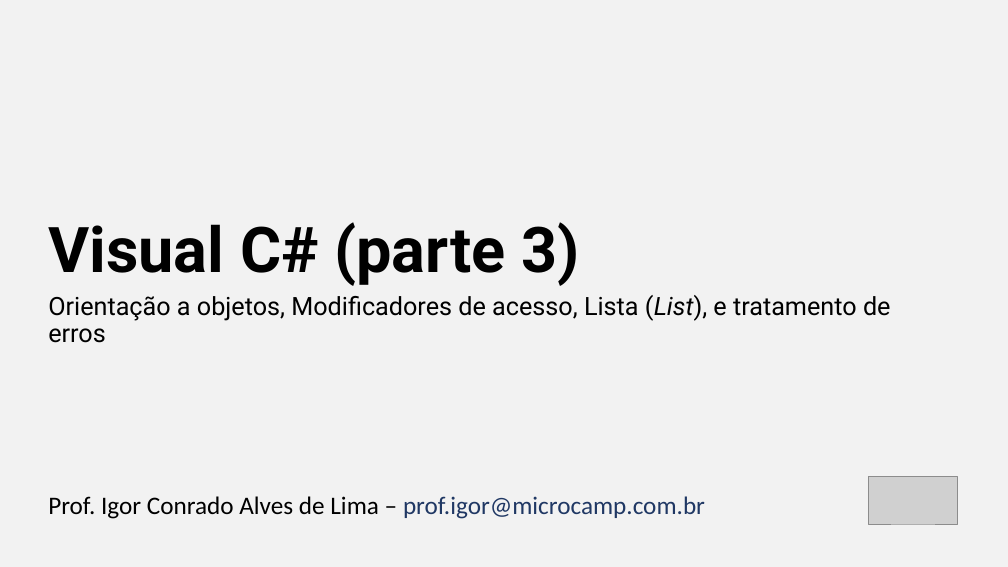
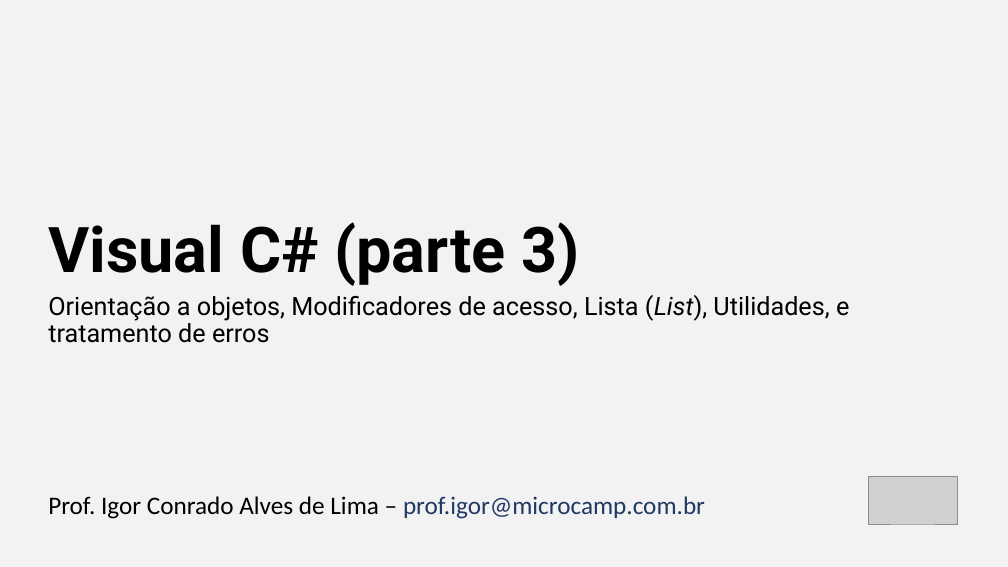
Before and after one commit to igorcadelima/curso-webdesign, a slide deck: slide 1 of asp.net/aula03/aula03.pptx. Drawn at 1008x567 pixels with LibreOffice and Linux fonts; fonts in the diff are those of the drawing; grey boxes stand for pictures. Boxes give left, top, right and bottom in pixels: in the first picture for what was removed or moved away, otherwise in the second. Text is boxed around its words. In the diff, an @@ line names an element or a change of style, - is before the commit and + after.

```diff
--- a/asp.net/aula03/aula03.pptx
+++ b/asp.net/aula03/aula03.pptx
@@ text at (48,295,849,343): text changed @@
-Orientação a objetos, Modificadores de acesso, Lista (List), e tratamento de erros
+Orientação a objetos, Modificadores de acesso, Lista (List), Utilidades, e tratamento de erros
```
Also in this commit, not shown: 2 other slides changed, 2 slides added, 2 slides removed.
